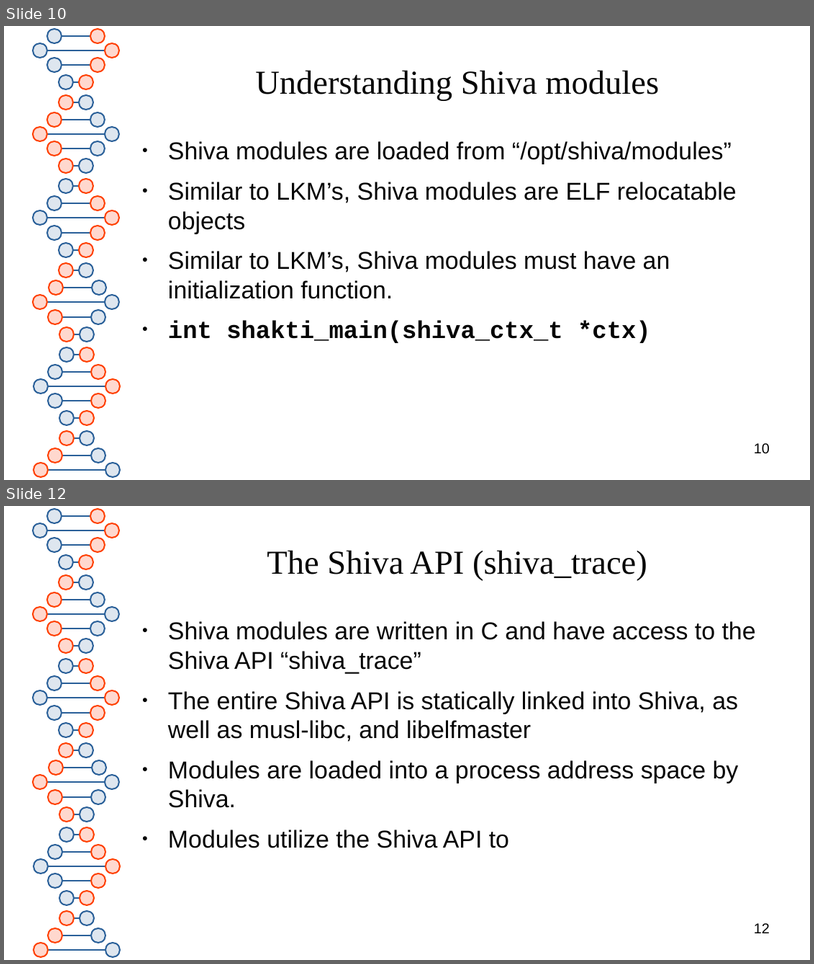
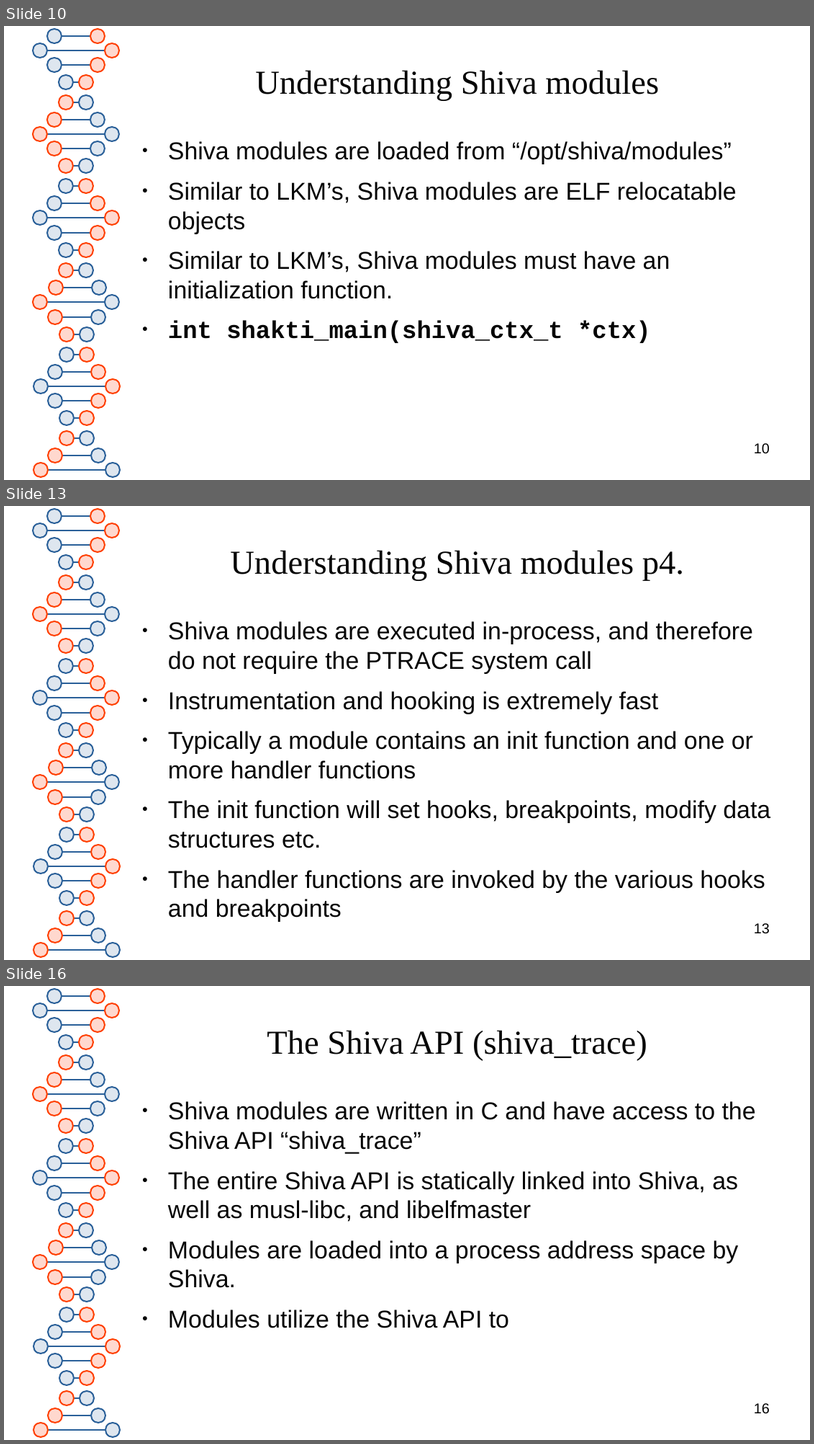
Before and after one commit to advanced-microcode-patching/shiva, a slide deck: presentation/shiva_runtime.odp. Shown one above the other, each under a label of ours: slides 10 and 12 before the commit, slides 10, 13 and 16 after it; the slides between them are not shown. The pictures are 814x964 and 814x1444 pixels, drawn with LibreOffice and Linux fonts; fonts in the diff are those of the drawing. Boxes give left, top, right and bottom in pixels: in the first picture for what was removed or moved away, otherwise in the second. Text is boxed around its words. In the diff, an @@ line names an element or a change of style, - is before the commit and + after.

```diff
--- a/presentation/shiva_runtime.odp
+++ b/presentation/shiva_runtime.odp
@@ slide 13 added at (4, 506, 810, 960), background #FFFFFF; not listed: 81 template elements that a slide beside it also shows @@
@@ title added at (230, 550, 684, 581), 33 pt, text #050505 @@
+Understanding Shiva modules p4.
@@ text added at (168, 621, 771, 892), 24 pt, text #050505 @@
+● Shiva modules are executed in-process, and therefore do not require the PTRACE system call
+● Instrumentation and hooking is extremely fast
+● Typically a module contains an init function and one or more handler functions
+● The init function will set hooks, breakpoints, modify data structures etc.
+● The handler functions are invoked by the various hooks and breakpoints
@@ page number added at (754, 923, 770, 934), 14 pt, text #000000 @@
+13
@@ what was slide 12 is now slide 16 @@
@@ page number at (754, 1403, 770, 1414): text changed @@
-12
+16
```
Also in this commit, not shown: 2 slides changed, 3 other slides added, 2 other files.
